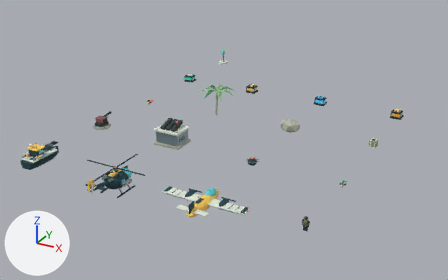
The Blender file art/tidelock-assets.blend as it was, and as the next commit left it.
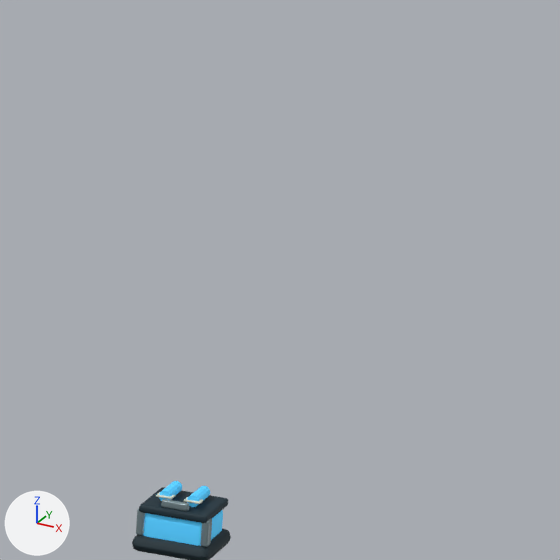
The first picture shows the older version from a 50 mm camera at (45.8, -43.1, 28.3) aimed at (13.2, 16.2, -1.3). The close-ups show the older and then the newer version on the part from 66% to 83% of the width and 11% to 38% of the height of that picture. Only the edits that show in the close-ups are written down. Lighting does not change. The marker at lower left points along +X, +Y and +Z.

In view in the first close-up: 'Case lid.002', 'Floating base.002', 'pickup-gun_power', 'pickup-gun_steel' and 1 more.
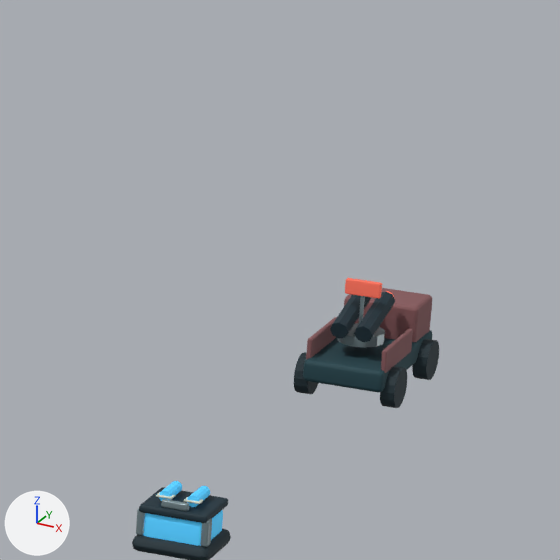
Where the change shows, as pixel boxes [x1, y1, x2, y2] in the close-ups (560 x 560 px):
'Armored chassis', added (dark cyan)
    after: [303, 330, 432, 392]
'aa-truck_uniform', added (brown)
    after: [306, 288, 432, 373]
'aa-truck_rubber', added
    after: [294, 339, 439, 408]
'TruckTurret_edge', added (dark cyan)
    after: [330, 292, 395, 342]
'TruckTurret_steel', added
    after: [337, 296, 385, 348]
'TruckTurret_coral', added (red)
    after: [345, 278, 394, 299]

The change, as a list of edits to the scene's bpy script:
```text
Add me_cube_180:
    me_cube_180.from_pydata(...)  # 284 vertices, 310 faces; spans x -0.38..0.38, y -0.06..0.94, z -0.52..0.15
    me_cube_180.materials.append(mat_coral)  # red #ed6853, glowing red #ed6853
Add me_cone_098:
    me_cone_098.from_pydata(...)  # an 8-sided cylinder along z spanning x -0.18..0.18, y -0.18..0.18, z -0.662..0.662; an 8-sided cylinder along z spanning x 0.3..0.66, y -0.18..0.18, z -0.662..0.662
    me_cone_098.materials.append(mat_edge)  # dark cyan #142e39
Add me_cone_097:
    me_cone_097.from_pydata(...)  # a 12-sided cylinder along z spanning x -0.45..0.45, y -0.45..0.45, z -0.1..0.1; an 8-sided cylinder along z spanning x -0.04..0.04, y -0.14..-0.06, z 0.2..0.98
    me_cone_097.materials.append(mat_steel)  # greyish cyan #798c91
Add me_cube_178:
    me_cube_178.from_pydata(...)  # 168 vertices, 162 faces; spans x -0.05..1.53, y -0.8..2.1, z -0.25..0.58
    me_cube_178.materials.append(mat_uniform)  # brown #87585b
Add me_cone_093:
    me_cone_093.from_pydata(...)  # a 16-sided cylinder along z spanning x -0.39..0.39, y -0.39..0.39, z -0.14..0.14; a 16-sided cylinder along z spanning x -0.39..0.39, y 1.56..2.34, z -0.14..0.14; a 16-sided cylinder along z spanning x -0.39..0.39, y -0.39..0.39, z 1.58..1.86; a 16-sided cylinder along z spanning x -0.39..0.39, y 1.56..2.34, z 1.58..1.86
    me_cone_093.materials.append(mat_rubber)  # dark cyan #182d35
Add me_cube_175:
    me_cube_175.from_pydata(...)  # 56 vertices, 54 faces; spans x -0.8..0.8, y -1.55..1.55, z -0.22..0.22
    me_cube_175.materials.append(mat_hull)  # dark cyan #254952
Add ob_truckturret_coral:
    ob_truckturret_coral = bpy.data.objects.new('TruckTurret_coral', me_cube_180)
    ob_truckturret_coral.parent = ob_truckturret
    ob_truckturret_coral.location = (0.0, -0.1, 0.97)
Add ob_truckturret:
    ob_truckturret = bpy.data.objects.new('TruckTurret', None)
    ob_truckturret.parent = ob_aa_truck
    ob_truckturret.location = (0.0, -0.55, 1.2)
Add ob_aa_truck:
    ob_aa_truck = bpy.data.objects.new('aa-truck', None)
    ob_aa_truck.location = (20.0, 40.0, 0.0)
Add ob_truckturret_edge:
    ob_truckturret_edge = bpy.data.objects.new('TruckTurret_edge', me_cone_098)
    ob_truckturret_edge.parent = ob_truckturret
    ob_truckturret_edge.location = (-0.24, -0.01, 0.41)
    ob_truckturret_edge.rotation_euler = (-1.311, 0.0, 0.0)  # degrees (-75, 0, 0)
Add ob_truckturret_steel:
    ob_truckturret_steel = bpy.data.objects.new('TruckTurret_steel', me_cone_097)
    ob_truckturret_steel.parent = ob_truckturret
    ob_truckturret_steel.location = (0.0, 0.0, 0.0)
Add ob_aa_truck_uniform:
    ob_aa_truck_uniform = bpy.data.objects.new('aa-truck_uniform', me_cube_178)
    ob_aa_truck_uniform.parent = ob_aa_truck
    ob_aa_truck_uniform.location = (-0.74, -0.6, 1.0)
Add ob_aa_truck_rubber:
    ob_aa_truck_rubber = bpy.data.objects.new('aa-truck_rubber', me_cone_093)
    ob_aa_truck_rubber.parent = ob_aa_truck
    ob_aa_truck_rubber.location = (-0.86, -1.0, 0.43)
    ob_aa_truck_rubber.rotation_euler = (0.0, 1.571, 0.0)  # degrees (0, 90, 0)
Add ob_armored_chassis:
    ob_armored_chassis = bpy.data.objects.new('Armored chassis', me_cube_175)
    ob_armored_chassis.parent = ob_aa_truck
    ob_armored_chassis.location = (0.0, 0.0, 0.65)
```
